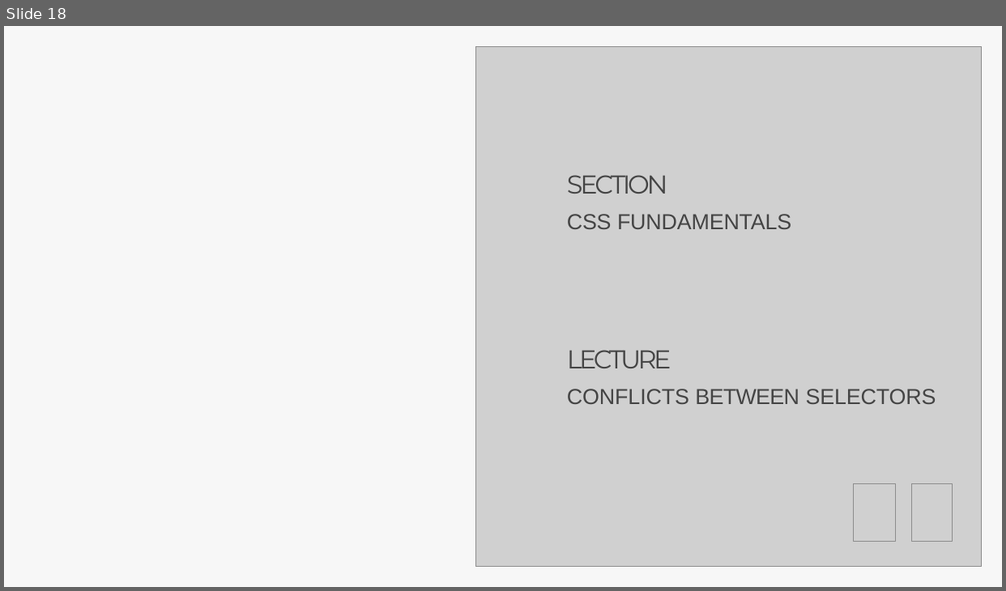
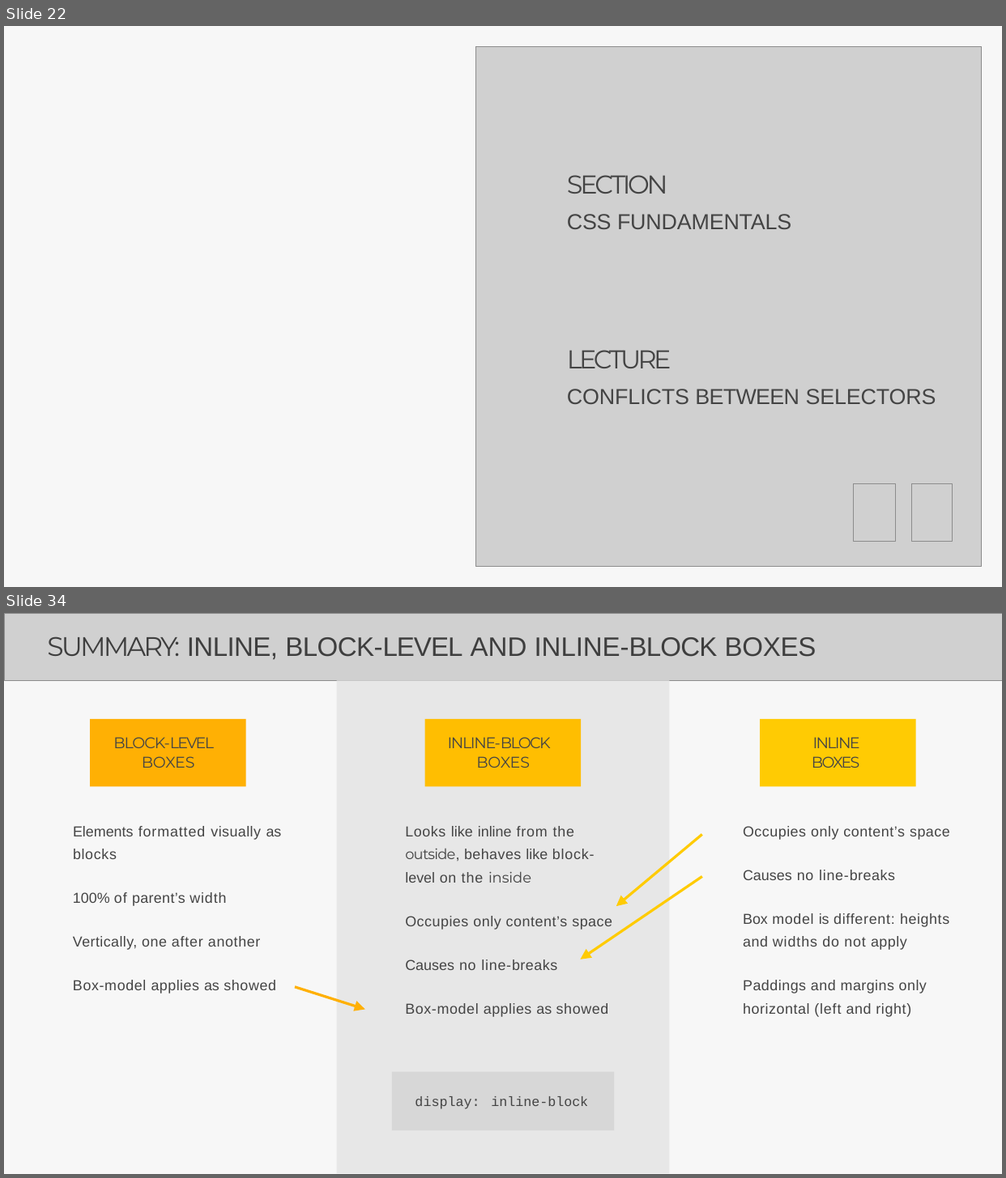
Before and after one commit to Aravindanchellam/UI-UX-Resources, a slide deck: LECTURE_HTML_CSS.pptx. Shown one above the other, each under a label of ours: slide 18 before the commit, slides 22 and 34 after it; the slides between them are not shown. The pictures are 1006x591 and 1006x1178 pixels, drawn with LibreOffice and Linux fonts; fonts in the diff are those of the drawing; grey boxes stand for pictures; background and template pictures are left out. Boxes give left, top, right and bottom in pixels: in the first picture for what was removed or moved away, otherwise in the second. Text is boxed around its words. In the diff, an @@ line names an element or a change of style, - is before the commit and + after.

```diff
--- a/LECTURE_HTML_CSS.pptx
+++ b/LECTURE_HTML_CSS.pptx
@@ slide 34 added at box(4, 613, 1002, 1174), background #FFFFFF; not listed: 1 template element that a slide beside it also shows @@
@@ picture added at box(4, 613, 1002, 680) @@
@@ title added at box(47, 636, 816, 659), 42.5 pt, text #3E3E3E @@
+SUMMARY: INLINE, BLOCK-LEVEL AND INLINE-BLOCK BOXES
@@ freeform shape added at box(337, 680, 669, 1174), fill #E7E7E7 @@
@@ rectangle added at box(90, 719, 246, 787), fill #FFB004, 24.5 pt, text #444444 @@
+BLOCK-LEVEL BOXES
@@ rectangle added at box(425, 719, 582, 787), fill #FFBE01, 24.5 pt, text #444444 @@
+INLINE-BLOCK BOXES
@@ rectangle added at box(760, 719, 916, 787), fill #FFCB03, 24.5 pt, text #444444 @@
+INLINE BOXES
@@ text added at box(73, 826, 282, 859), 23 pt, text #444444 @@
+Elements formatted visually as blocks
@@ text added at box(405, 826, 594, 883), 23 pt, text #444444 @@
+Looks like inline from the outside, behaves like block- level on the inside
@@ text added at box(743, 826, 950, 840), 23 pt, text #444444 @@
+Occupies only content’s space
@@ text added at box(743, 870, 895, 880), 23 pt, text #444444 @@
+Causes no line-breaks
@@ text added at box(73, 892, 226, 906), 23 pt, text #444444 @@
+100% of parent’s width
@@ text added at box(405, 916, 612, 930), 23 pt, text #444444 @@
+Occupies only content’s space
@@ text added at box(743, 914, 949, 950), 23 pt, text #444444 @@
+Box model is different: heights and widths do not apply
@@ text added at box(73, 936, 260, 950), 23 pt, text #444444 @@
+Vertically, one after another
@@ text added at box(405, 960, 557, 970), 23 pt, text #444444 @@
+Causes no line-breaks
@@ text added at box(73, 980, 276, 994), 23 pt, text #444444 @@
+Box-model applies as showed
@@ group added at box(295, 834, 702, 1011): 6 freeform shapes @@
@@ text added at box(743, 980, 927, 1017), 23 pt, text #444444 @@
+Paddings and margins only horizontal (left and right)
@@ text added at box(405, 1003, 609, 1017), 23 pt, text #444444 @@
+Box-model applies as showed
@@ rectangle added at box(392, 1071, 614, 1131), fill #D7D7D7, 21.5 pt, text #444444 @@
+display: inline-block
@@ what was slide 18 is now slide 22 @@
```
Also in this commit, not shown: 2 slides changed, 34 other slides added.
